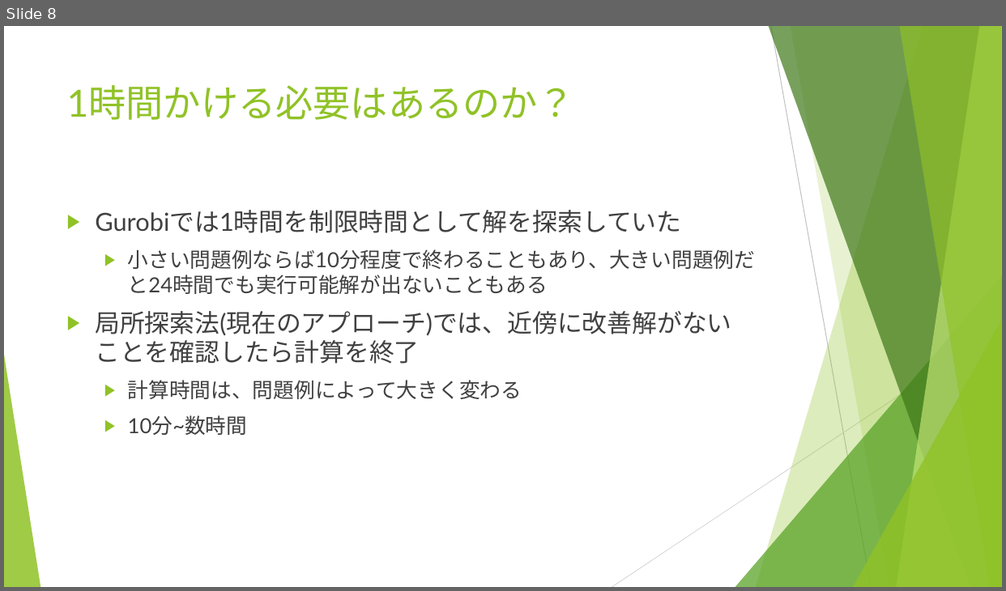
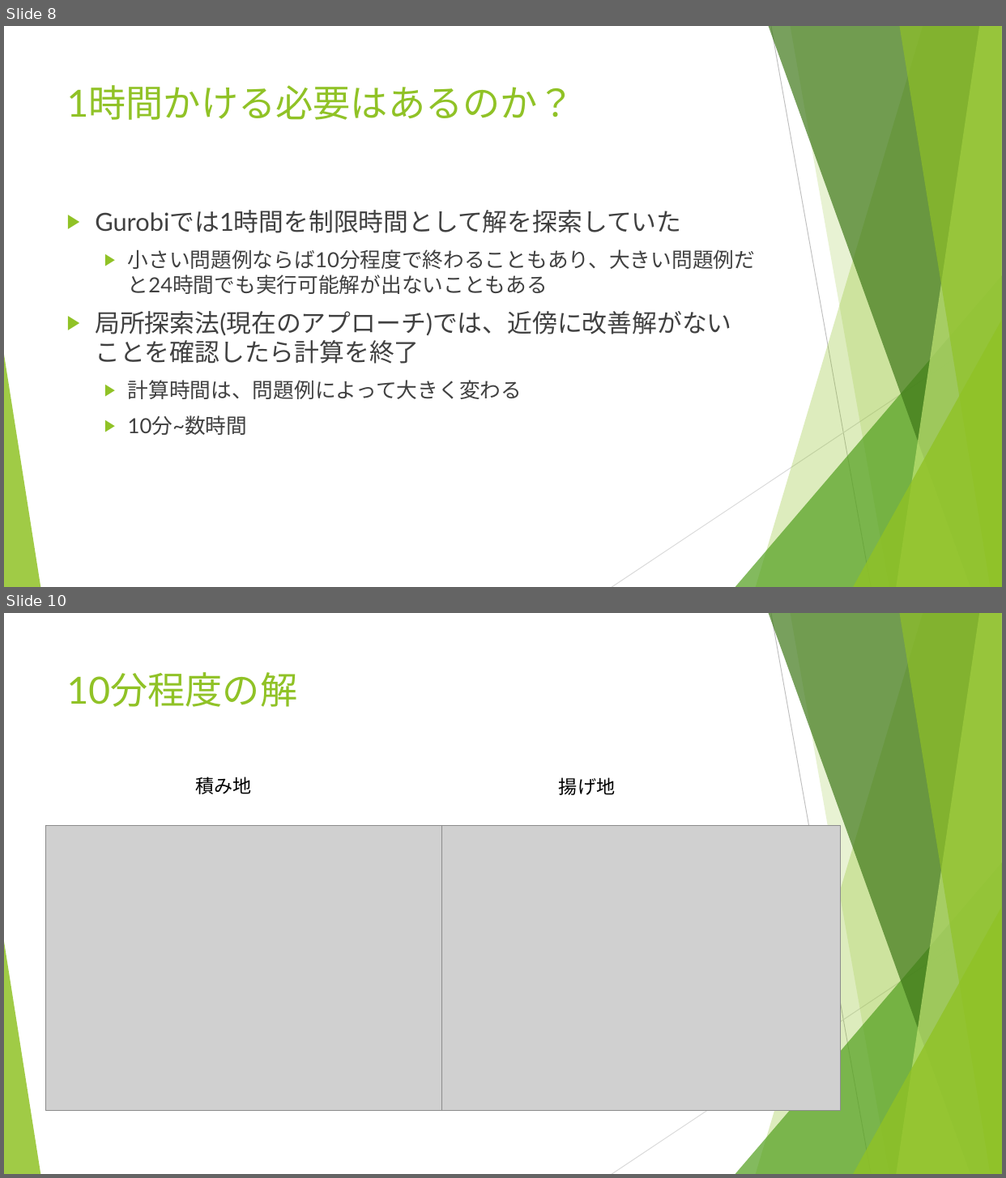
Before and after one commit to r-kurosu/kline_new, a slide deck: 11_30_共有資料.pptx. Shown one above the other, each under a label of ours: slide 8 before the commit, slides 8 and 10 after it; the slides between them are not shown. The pictures are 1006x591 and 1006x1178 pixels, drawn with LibreOffice and Linux fonts; fonts in the diff are those of the drawing; grey boxes stand for pictures. Boxes give left, top, right and bottom in pixels: in the first picture for what was removed or moved away, otherwise in the second. Text is boxed around its words. In the diff, an @@ line names an element or a change of style, - is before the commit and + after.

```diff
--- a/11_30_共有資料.pptx
+++ b/11_30_共有資料.pptx
@@ slide 10 added at (x1=4, y1=613, x2=1002, y2=1174), background #FFFFFF; not listed: 10 template elements that a slide beside it also shows @@
@@ title added at (x1=67, y1=672, x2=298, y2=707), 36 pt, text #90C226 @@
+10分程度の解
@@ text added at (x1=195, y1=777, x2=251, y2=794), 18 pt, text #000000 @@
+積み地
@@ text added at (x1=559, y1=777, x2=615, y2=795), 18 pt, text #000000 @@
+揚げ地
@@ picture added at (x1=45, y1=826, x2=441, y2=1111) @@
@@ picture added at (x1=442, y1=826, x2=840, y2=1111) @@
```
Also in this commit, not shown: 5 slides changed, 8 other slides added.
